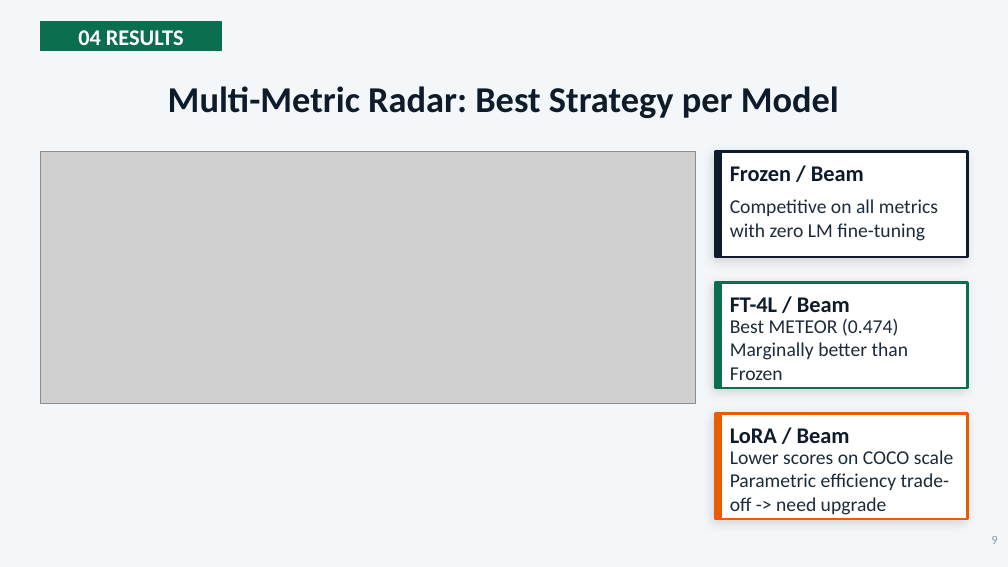
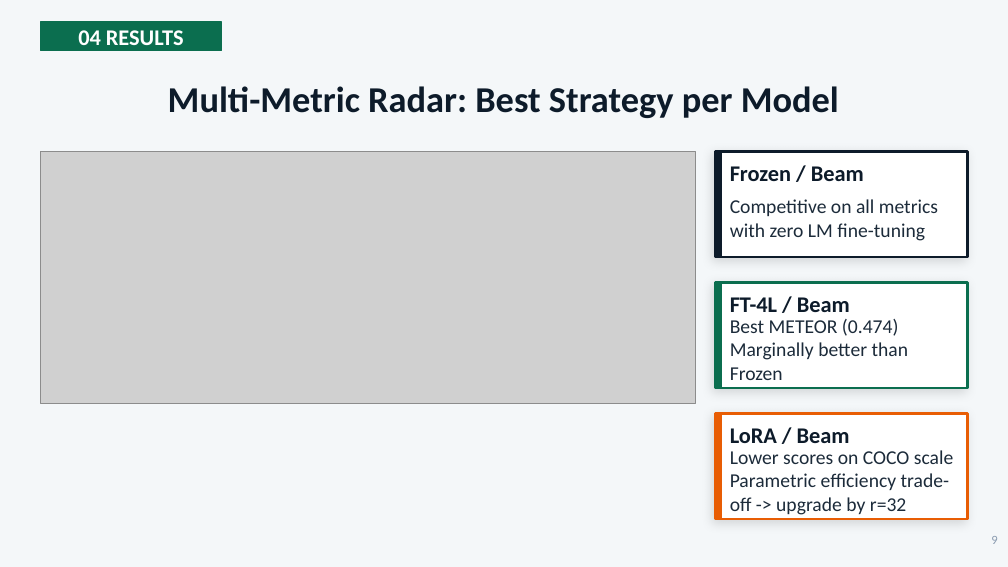
Before and after one commit to lequo-neu/Generative_Project, a slide deck: slide 9 of reports/Generative_Presentation_Group8.pptx. Drawn at 1008x567 pixels with LibreOffice and Linux fonts; fonts in the diff are those of the drawing; grey boxes stand for pictures. Boxes give left, top, right and bottom in pixels: in the first picture for what was removed or moved away, otherwise in the second. Text is boxed around its words. In the diff, an @@ line names an element or a change of style, - is before the commit and + after.

```diff
--- a/reports/Generative_Presentation_Group8.pptx
+++ b/reports/Generative_Presentation_Group8.pptx
@@ text at (x1=730, y1=473, x2=950, y2=515): text changed @@
-Parametric efficiency trade-off -> need upgrade
+Parametric efficiency trade-off -> upgrade by r=32
```
Also in this commit, not shown: 4 other slides changed, 14 other files.
